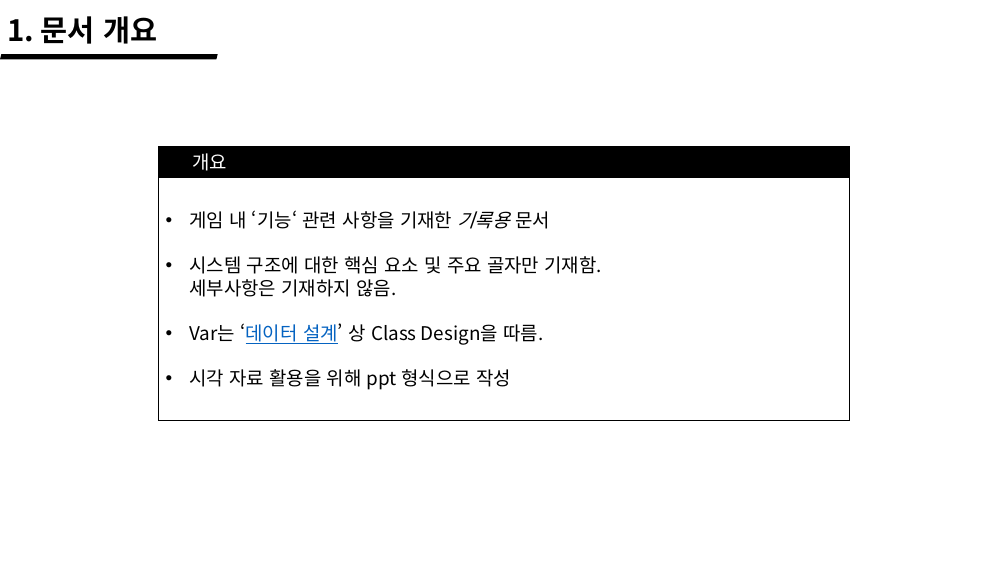
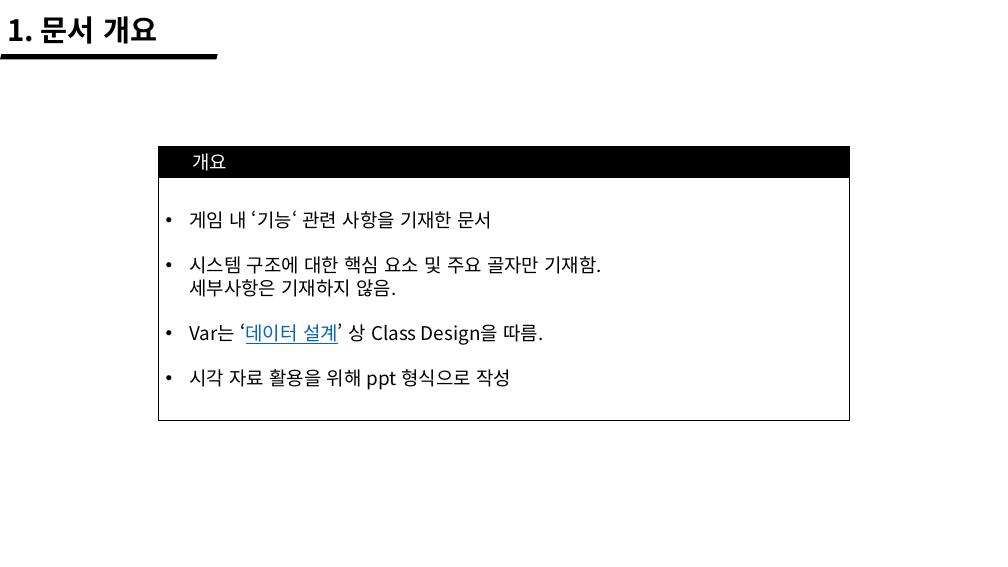
Before and after one commit to wlrud753/CarryCarrot, a slide deck: slide 5 of 기획서/당근키우기 시스템.pptx. Drawn at 1008x567 pixels with LibreOffice and Linux fonts; fonts in the diff are those of the drawing. Boxes give left, top, right and bottom in pixels: in the first picture for what was removed or moved away, otherwise in the second. Text is boxed around its words. In the diff, an @@ line names an element or a change of style, - is before the commit and + after.

```diff
--- a/기획서/당근키우기 시스템.pptx
+++ b/기획서/당근키우기 시스템.pptx
@@ text in rectangle at (x1=189, y1=210, x2=493, y2=229): text changed @@
-• 게임 내 ‘기능‘ 관련 사항을 기재한 기록용 문서
+• 게임 내 ‘기능‘ 관련 사항을 기재한 문서
```
Also in this commit, not shown: 3 other slides changed, 2 slides added, 1 other file.
